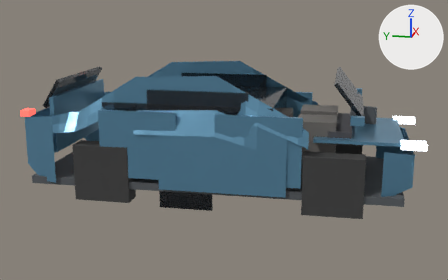
The glTF model assets/models/processed/suv_lod2.glb, before and after one commit.
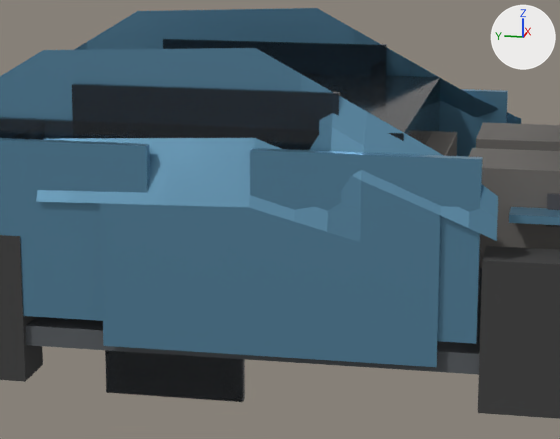
Each version appears first whole from a camera (50 mm lens) standing at (-8.3, -1.69, 2.74) and looking at (0.0, -0.02, 0.66), and next in a close-up on the part from 27% to 74% of the width and 21% to 80% of the height. Every picture has the same lights, and +X, +Y and +Z are marked at upper right. The older version's two pictures come first. Where no turn or scale is listed for an object, it has been applied to the vertices.

In view in the first close-up: 'body_mesh', 'cab_mesh', 'door_fr_mesh', 'door_rr_mesh', 'seat_l', 'seat_r', 'tire_fr', 'tire_rr', 'trim_mesh', 'window_fixed_l', 'window_fixed_r', 'window_fl_mesh', 'window_rl_mesh', 'window_rr_mesh' and 4 more.
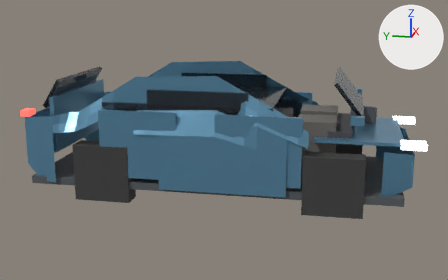
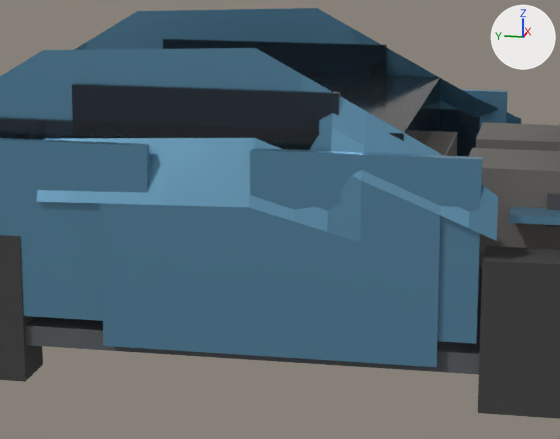
What differs and where, as boxes [x1, y1, x2, y2] in the close-ups (560 x 439 px):
'window_fl_mesh', moved
    before: [105, 350, 244, 402]
    after: [439, 109, 480, 157]

The change, as a list of edits to the scene's bpy script:
```text
Change ob_window_fl_mesh:
    ob_window_fl_mesh.location: (-0.96, 1.72, -1.44) -> (-0.01, 0.54, -0.24)
Change ob_window_fr_mesh:
    ob_window_fr_mesh.location: (0.96, 1.72, -1.44) -> (0.01, 0.54, -0.24)
Change ob_window_rl_mesh:
    ob_window_rl_mesh.location: (-0.96, 0.11, -1.44) -> (-0.01, 0.51, -0.24)
Change ob_window_rr_mesh:
    ob_window_rr_mesh.location: (0.96, 0.11, -1.44) -> (0.01, 0.51, -0.24)
```
